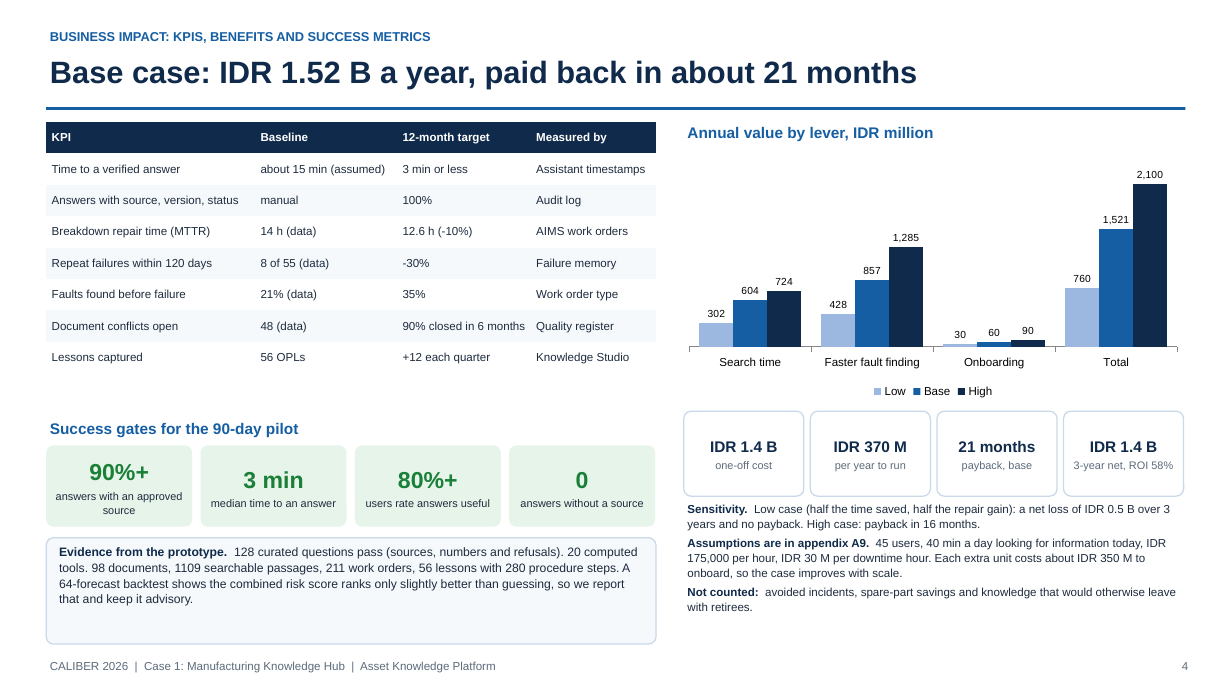
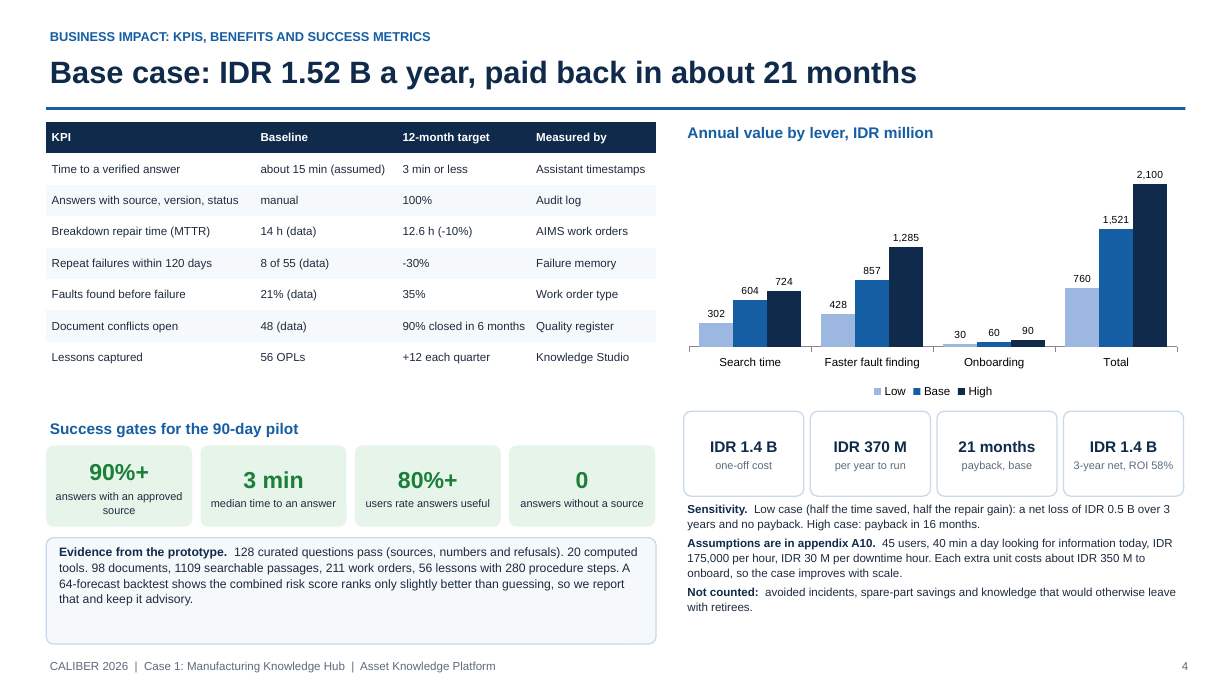
Before and after one commit to teknikchemical-ctrl/caliber2026, a slide deck: slide 4 of deck/CALIBER2026_Asset_Knowledge_Platform_Deck.pptx. Drawn at 1232x693 pixels with LibreOffice and Linux fonts; fonts in the diff are those of the drawing. Boxes give left, top, right and bottom in pixels: in the first picture for what was removed or moved away, otherwise in the second. Text is boxed around its words. In the diff, an @@ line names an element or a change of style, - is before the commit and + after.

```diff
--- a/deck/CALIBER2026_Asset_Knowledge_Platform_Deck.pptx
+++ b/deck/CALIBER2026_Asset_Knowledge_Platform_Deck.pptx
@@ text at (687,538,1173,580): text changed @@
-Assumptions are in appendix A9. 45 users, 40 min a day looking for information today, IDR 175,000 per hour, IDR 30 M per downtime hour. Each extra unit costs about IDR 350 M to onboard, so the case improves with scale.
+Assumptions are in appendix A10. 45 users, 40 min a day looking for information today, IDR 175,000 per hour, IDR 30 M per downtime hour. Each extra unit costs about IDR 350 M to onboard, so the case improves with scale.
```
Also in this commit, not shown: 5 other slides changed, 1 slide added, 14 other files.
